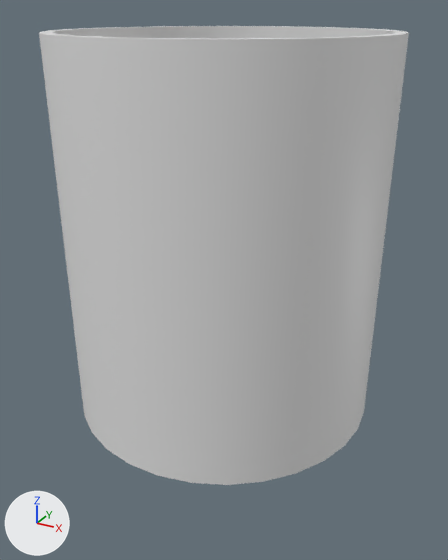
A saved change to the FBX model Assets/Models/world-props/mug.fbx.
The view is the same before and after, from a 50 mm camera at (0.0728, -0.1322, 0.0976) aimed at (0.0057, -0.0103, 0.0367). The axes (+X, +Y, +Z) are drawn at lower left. The lights are the same throughout. Where no turn or scale is listed for an object, it has been applied to the vertices.

Names of what the first picture shows: 'Cup'.
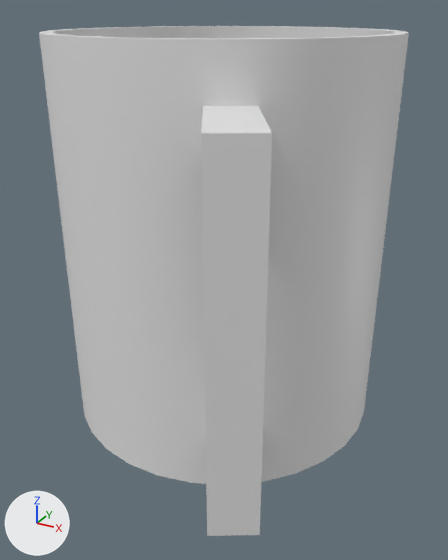
The newer file is also turned or shifted as a whole; pictures and numbers use the older file's frame.

Pixel boxes (x1, y1, x2, y2) of what changed, in the pictures (448 x 560 px):
'CupHandle', moved (not visible before): after (201, 106, 272, 536)

The edits, one by one:
Object 'CupHandle' (ob_cuphandle) moves from (0.0, 0.0, 0.0) to (0.0233, -0.0299, 0.0093).
